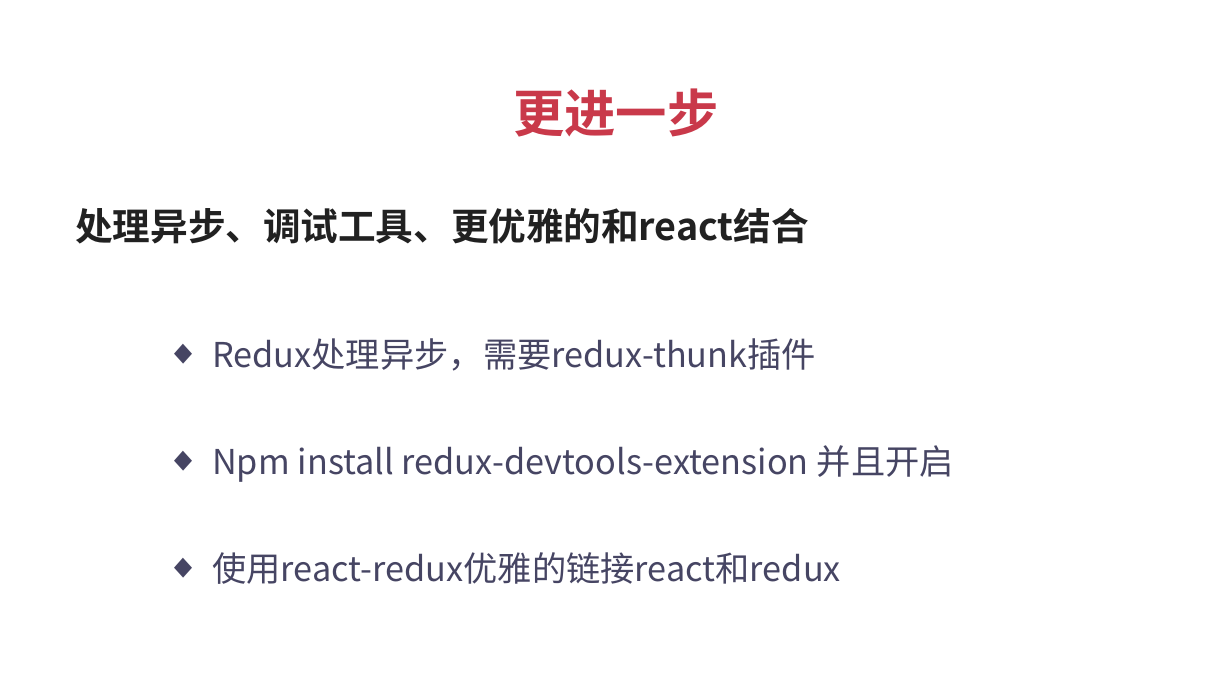
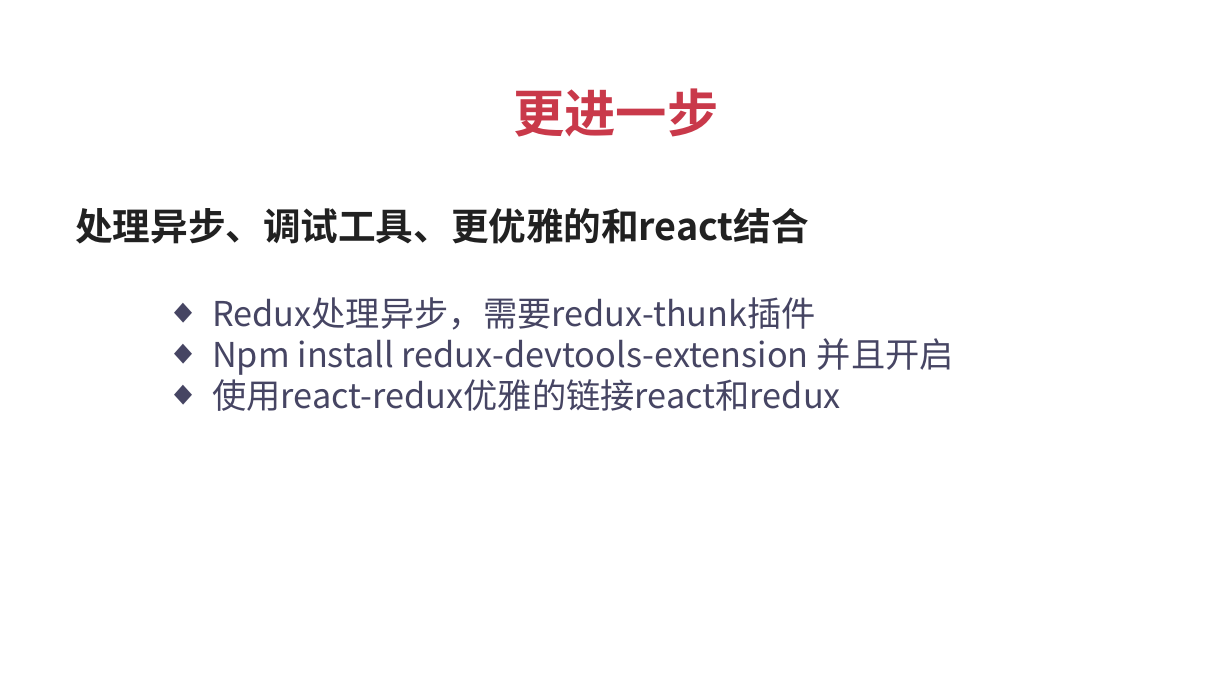
Before and after one commit to Crystal2030/react-zhaopin, a slide deck: slide 13 of ppt/03 Redux状态管理.pptx. Drawn at 1232x693 pixels with LibreOffice and Linux fonts; fonts in the diff are those of the drawing. Boxes give left, top, right and bottom in pixels: in the first picture for what was removed or moved away, otherwise in the second. Text is boxed around its words. In the diff, an @@ line names an element or a change of style, - is before the commit and + after.

```diff
--- a/ppt/03 Redux状态管理.pptx
+++ b/ppt/03 Redux状态管理.pptx
@@ text "Redux处理异步，需要redux-thunk插件": place and size @@
-text "Redux处理异步，需要redux-thunk插件" at [212, 338, 816, 371]
+text "Redux处理异步，需要redux-thunk插件" at [212, 297, 954, 411]
@@ text at [212, 338, 954, 411]: paragraphs added @@
+  ◆ Npm install redux-devtools-extension 并且开启
+  ◆ 使用react-redux优雅的链接react和redux
@@ text removed at [212, 445, 954, 482] @@
-  ◆ Npm install redux-devtools-extension 并且开启
@@ text removed at [212, 552, 841, 584] @@
-  ◆ 使用react-redux优雅的链接react和redux
```
Also in this commit, not shown: 6 other slides changed, 3 other files.
